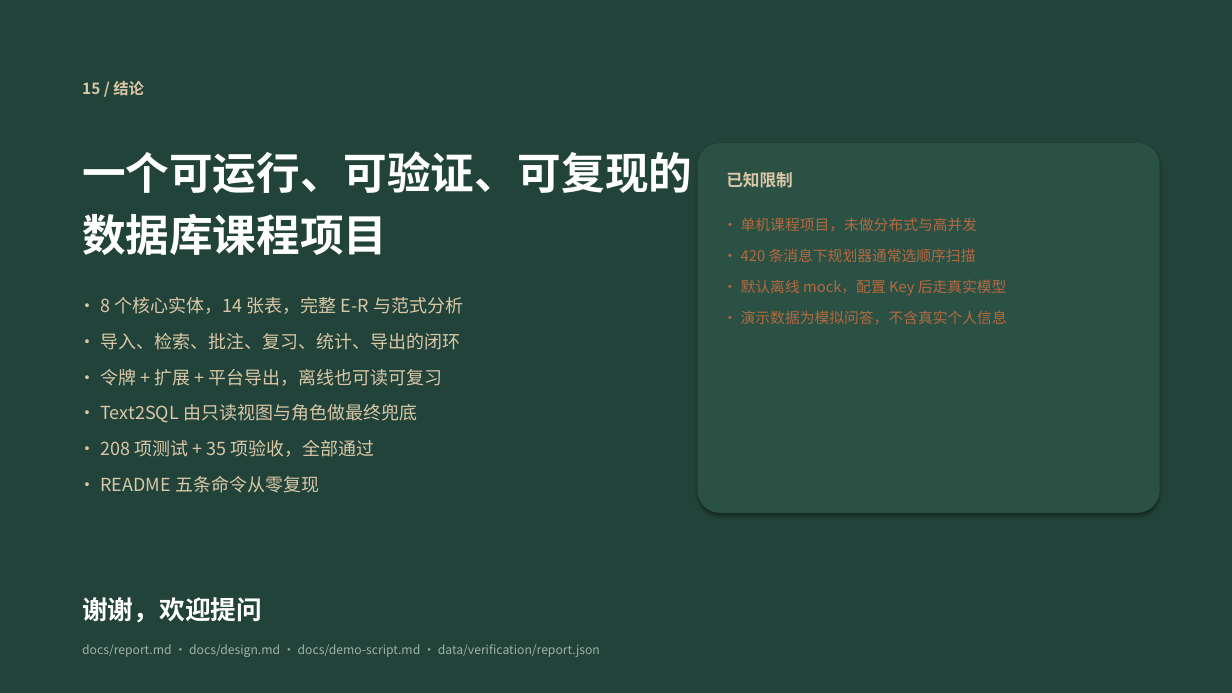
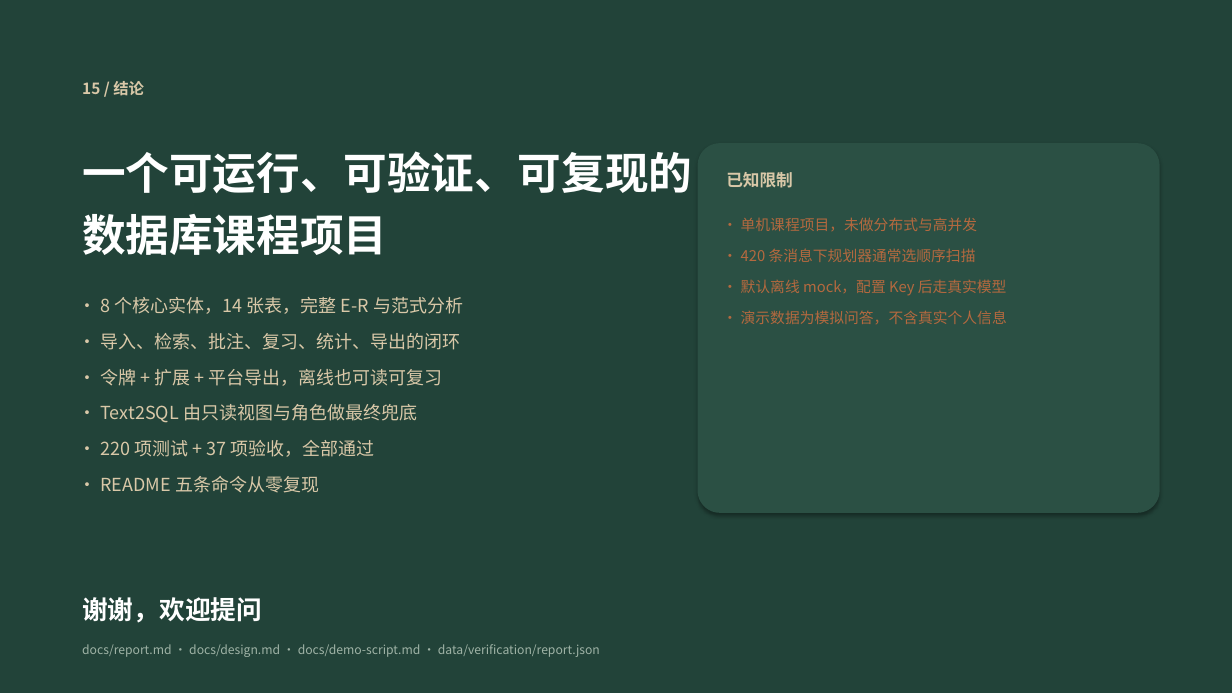
Before and after one commit to ycl-berserk/2026Database, a slide deck: slide 16 of docs/汇报.pptx. Drawn at 1232x693 pixels with LibreOffice and Linux fonts; fonts in the diff are those of the drawing. Boxes give left, top, right and bottom in pixels: in the first picture for what was removed or moved away, otherwise in the second. Text is boxed around its words. In the diff, an @@ line names an element or a change of style, - is before the commit and + after.

Commit message:
feat: pgvector 混合检索与索引一致性守护
- 迁移 004 增加 vector(1536)、HNSW cosine 索引与嵌入元数据
- 词法/向量各取 100 候选，RRF(k=60) 融合；无 Key 或调用失败自动退回词法
- 搜索页展示检索模式与向量覆盖率，支持每批 64 条补齐；管理员无入口
- 修复 pgvector 镜像切换后 tags 唯一索引的 libc 排序残留
- verify 增至 37 项（含混合检索与索引健康），测试 220 项

```diff
--- a/docs/汇报.pptx
+++ b/docs/汇报.pptx
@@ text at box(101, 440, 375, 457): text changed @@
-• 208 项测试 + 35 项验收，全部通过
+• 220 项测试 + 37 项验收，全部通过
```
Also in this commit, not shown: 3 other slides changed, 23 other files.
